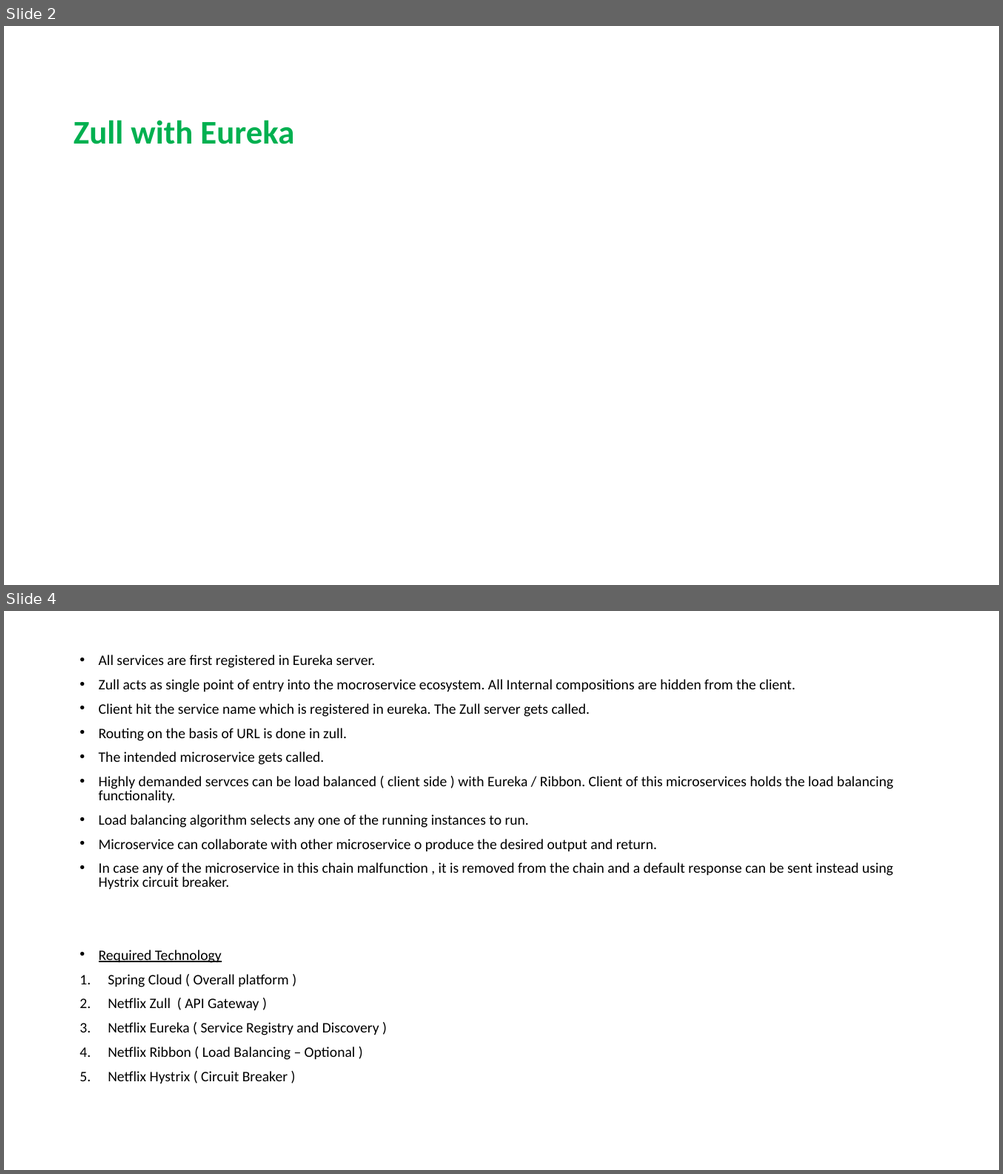
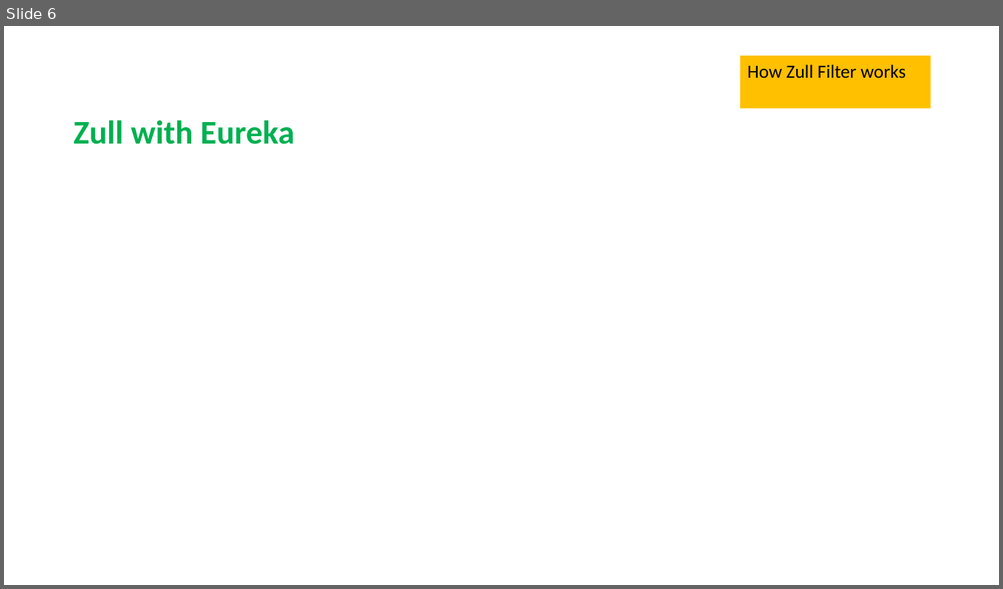
Before and after one commit to krishmetalhead/microservices, a slide deck: Microservice_Architecture_Defined.pptx. Shown one above the other, each under a label of ours: slides 2 and 4 before the commit, slide 6 after it; the slides between them are not shown. The pictures are 1003x1174 and 1003x589 pixels, drawn with LibreOffice and Linux fonts; fonts in the diff are those of the drawing; background and template pictures are left out. Boxes give left, top, right and bottom in pixels: in the first picture for what was removed or moved away, otherwise in the second. Text is boxed around its words. In the diff, an @@ line names an element or a change of style, - is before the commit and + after.

```diff
--- a/Microservice_Architecture_Defined.pptx
+++ b/Microservice_Architecture_Defined.pptx
@@ slide 4 removed at [4,611,999,1170], background #FFFFFF @@
@@ text removed at [99,655,893,1084] @@
-• All services are first registered in Eureka server.
-• Zull acts as single point of entry into the mocroservice ecosystem. All Internal compositions are hidden from the client.
-• Client hit the service name which is registered in eureka. The Zull server gets called.
-• Routing on the basis of URL is done in zull.
-• The intended microservice gets called.
-• Highly demanded servces can be load balanced ( client side ) with Eureka / Ribbon. Client of this microservices holds the load balancing functionality.
-• Load balancing algorithm selects any one of the running instances to run.
-• Microservice can collaborate with other microservice o produce the desired output and return.
-• In case any of the microservice in this chain malfunction , it is removed from the chain and a default response can be sent instead using Hystrix circuit breaker.
-• Required Technology
-1. Spring Cloud ( Overall platform )
-2. Netflix Zull ( API Gateway )
-3. Netflix Eureka ( Service Registry and Discovery )
-4. Netflix Ribbon ( Load Balancing – Optional )
-5. Netflix Hystrix ( Circuit Breaker )
@@ what was slide 2 is now slide 6 @@
@@ slide 6 changed as well @@
@@ rectangle added at [740,56,930,109], fill #FFC000, 18 pt, text #000000 @@
+How Zull Filter works
```
Also in this commit, not shown: 4 other slides changed, 31 slides added, 13 other slides removed.
